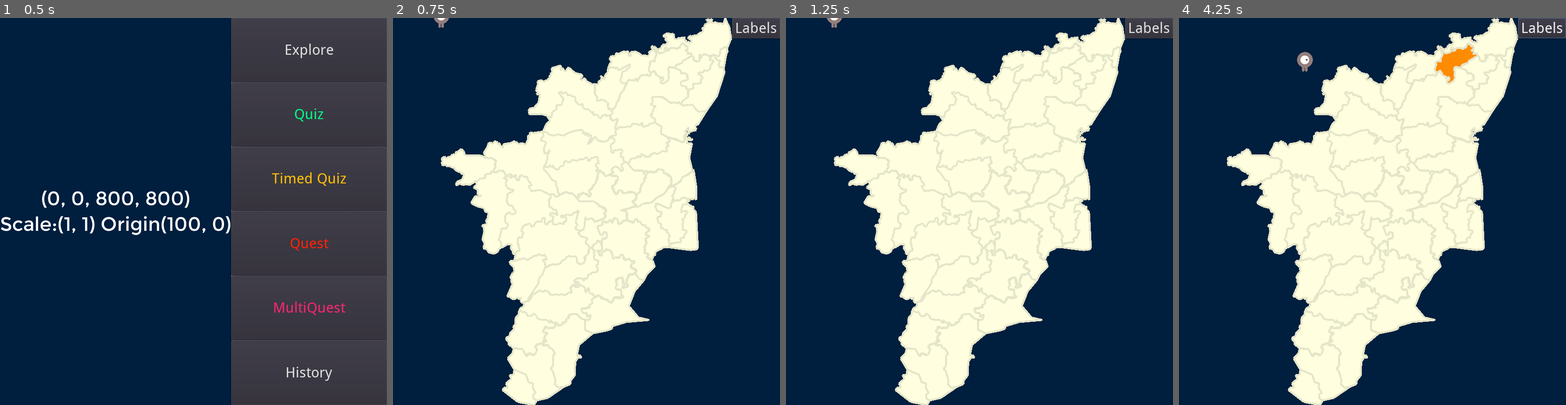
Above: before the commit, frames 1-4 (left to right).
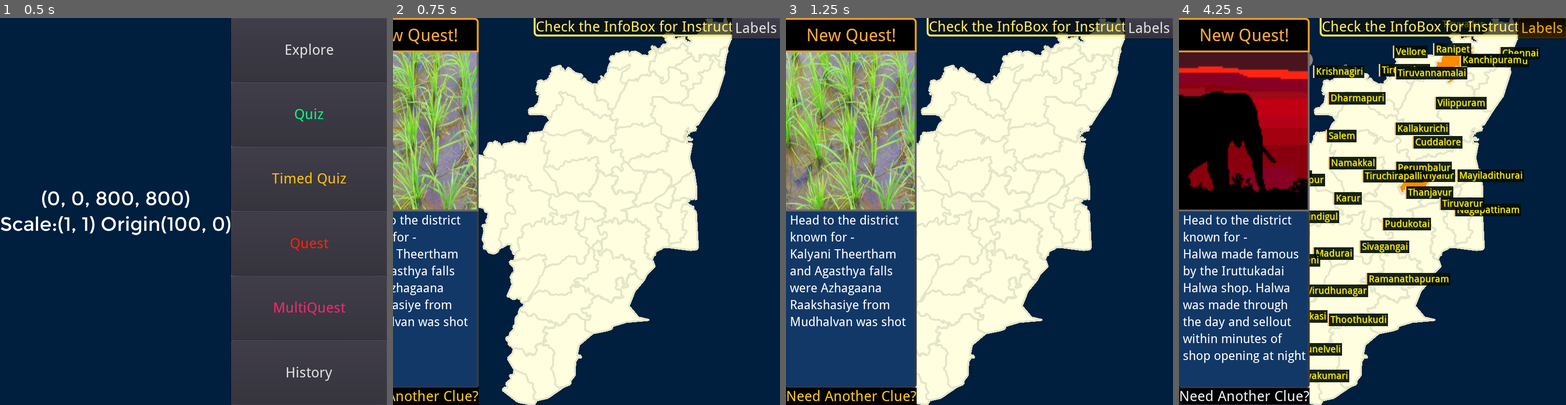
Above: after the commit, the same moments.

Repository: sharun-s/godot-tn
Game: Godot game, scene res://Node2D.tscn
The game is run twice, just before and just after one commit, with the same random seed, the same clock (stepped at 60 frames per second) and the same inputs.
Inputs (mouse positions are in pixels of both pictures, inside the frame that each line leads up to):
- Up to frame 1 (0.5 s): no input
- Up to frame 2 (0.75 s): click "Quest" at 0.5 s
- Up to frame 3 (1.25 s): no input
- Up to frame 4 (4.25 s): click "Labels" at 1.25 s; click (1244, 397) at 2 s, where only the run after the commit has a clickable "Need Another Clue?"; tap Enter at 2.75 s; drag from (1418, 168) to (1465, 56) at 2.77 s; drag from (1465, 56) to (1418, 168) at 3.52 s

Frame 1 is identical in both runs. In frame 2, 25% of the frame differs, in the area x 0-88%, y 0-100%; in frame 3, 36%; in frame 4, 49%, in the area x 0-100%, y 0-100%.
Error before the commit: Attempt to call function 'hide' in base 'null instance' on a null instance. (res://TN.gd:991)

Commit message:
Cities (ie Point) now show names not just dot. bug fix - every new move in explore mode or exiting explore mode requires clean up if cities have been added to infobox

Diff:
--- a/Cities.tscn
+++ b/Cities.tscn
@@ -155,13 +155,13 @@
 radius = 5
 
 [node name="Chennai" parent="." groups=[
-"Chennai, Kanchipuram and Tiruvallur",
+"Chennai",
 "Muni Corporation",
 "allcities",
 ] instance=ExtResource( 1 )]
 position = Vector2( 586.532, 69.8875 )
 group = "Muni Corporation"
-district = "Chennai, Kanchipuram and Tiruvallur"
+district = "Chennai"
 radius = 7
 
 [node name="Chidambaram" parent="." groups=[
@@ -535,13 +535,13 @@
 radius = 7
 
 [node name="Maduranthakam" parent="." groups=[
-"Kanchipuram",
+"Chengalpattu",
 "Municipality Second grade",
 "allcities",
 ] instance=ExtResource( 1 )]
 position = Vector2( 531.021, 153.491 )
 group = "Municipality Second grade"
-district = "Kanchipuram"
+district = "Chengalpattu"
 radius = 4
 
 [node name="Manapparai" parent="." groups=[
@@ -565,13 +565,13 @@
 radius = 5
 
 [node name="Maraimalainagar" parent="." groups=[
-"Kanchipuram",
+"Chengalpattu",
 "Municipality Special grade",
 "allcities",
 ] instance=ExtResource( 1 )]
 position = Vector2( 551.48, 113.371 )
 group = "Municipality Special grade"
-district = "Kanchipuram"
+district = "Chengalpattu"
 radius = 5
 
 [node name="Mayiladithurai" parent="." groups=[
@@ -735,13 +735,13 @@
 radius = 4
 
 [node name="Pammal" parent="." groups=[
-"Kanchipuram",
+"Chengalpattu",
 "Municipality Selection grade",
 "allcities",
 ] instance=ExtResource( 1 )]
 position = Vector2( 567.346, 85.6874 )
 group = "Municipality Selection grade"
-district = "Kanchipuram"
+district = "Chengalpattu"
 radius = 5
 
 [node name="Panruti" parent="." groups=[
@@ -836,12 +836,12 @@
 
 [node name="Puliyankudi" parent="." groups=[
 "Municipality Second grade",
-"Tirunelveli",
+"Tenkasi",
 "allcities",
 ] instance=ExtResource( 1 )]
 position = Vector2( 144.985, 650.837 )
 group = "Municipality Second grade"
-district = "Tirunelveli"
+district = "Tenkasi"
 radius = 4
 
 [node name="Punjai Puliampatti" parent="." groups=[
@@ -956,12 +956,12 @@
 
 [node name="Sengottai" parent="." groups=[
 "Municipality Second grade",
-"Tirunelveli",
+"Tenkasi",
 "allcities",
 ] instance=ExtResource( 1 )]
 position = Vector2( 147.368, 669.31 )
 group = "Municipality Second grade"
-district = "Tirunelveli"
+district = "Tenkasi"
 radius = 4
 
 [node name="Sirkazhi" parent="." groups=[
--- a/InfoCenter.gd
+++ b/InfoCenter.gd
@@ -409,8 +409,10 @@
 	n=neighbours
 	$VBoxContainer2/MarginContainer/Neighbours.pressed=false
 	for k in $VBoxContainer/PanelContainer.get_children():
-		if k is Polygon2D or k is TextureRect:
-			continue
+		if k is Polygon2D:
+			k.visible=false#.empty() #TODO this doesnt really redraw empty poly
+		elif k is TextureRect:
+			k.texture=null
 		else:
 			k.free()
 	randomize()
--- a/Point.tscn
+++ b/Point.tscn
@@ -6,13 +6,17 @@
 export(String) var group
 export(String) var district
 export(int) var radius
-# Called when the node enters the scene tree for the first time.
-
+export(int) var fontsize=18
+var df=DynamicFont.new()
+var labelfont=preload('res://DroidSans.ttf')
 func _ready():
+	df.font_data=labelfont
+	df.size=fontsize
 	update()
 
 func _draw():
 	draw_circle(Vector2(0,0), radius, color)
+	draw_string(df,Vector2(1,1), name, Color.red)
 "
 
 [node name="Point" type="Node2D"]
--- a/TN.gd
+++ b/TN.gd
@@ -988,7 +988,7 @@
 	$HUD/Grid/VBoxContainer2/MarginContainer/Neighbours.visible=false
 	$HUD/Grid/VBoxContainer2/MarginContainer/history.visible=false
 	$HUD/Grid/VBoxContainer2/MarginContainer/Back.visible=false
-	$HUD/Grid/VBoxContainer2/MarginContainer/Cities.hide()
+	$HUD/Grid/VBoxContainer2/MarginContainer/Muni.hide()
 	uiScore.visible=true
 	uiScore.text='Check the InfoBox for Instructions'
 	game_in_progress=3
@@ -1022,8 +1022,6 @@
 	else:
 		# non quest just show info without clue
 		uiScore.visible=false
-		for i in get_tree().get_nodes_in_group(district.split('/')[1]):
-			print(i.group,' ',i.name)
 		#appear()
 		$HUD/Grid.reload(district, neighbours(district), get_history(district.split('/')[1]), 2)
 
@@ -1032,7 +1030,7 @@
 	$HUD/Grid/VBoxContainer2/MarginContainer/Neighbours.visible=true
 	$HUD/Grid/VBoxContainer2/MarginContainer/history.visible=true
 	$HUD/Grid/VBoxContainer2/MarginContainer/Back.visible=true
-	$HUD/Grid/VBoxContainer2/MarginContainer/Cities.show()
+	$HUD/Grid/VBoxContainer2/MarginContainer/Muni.show()
 	$HUD/Grid.hide()
 	disappear()
 	uiScore.visible=false
@@ -1103,6 +1101,13 @@
 	gotoDistrict()
 
 func _on_infobox_exit():
+	for k in $HUD/Grid/VBoxContainer/PanelContainer.get_children():
+		if k is Polygon2D:
+			k.visible=false #TODO this doesnt really redraw empty poly
+		elif k is TextureRect:
+			k.texture=null
+		else:
+			k.free()
 	game_over()
 
 
@@ -1184,6 +1189,7 @@
 
 var pt=preload("res://Point.tscn")
 func _on_Grid_show_munis(district):
+	#TODO dont redraw if pressed again and again
 	$HUD/Grid/VBoxContainer/PanelContainer/imgbox.texture=null
 	var p = get_node('Districts/'+district+'/Poly').polygon
 	var origin=get_node('Districts/'+district).position
@@ -1195,13 +1201,14 @@
 	var ib=$HUD/Grid/VBoxContainer/PanelContainer.rect_size
 	#print('infobox rect ',ib.x, ib.y)
 	$HUD/Grid/VBoxContainer/PanelContainer/Map.scale=Vector2(ib.x/pb.size.x, ib.y/pb.size.y)
-
+	$HUD/Grid/VBoxContainer/PanelContainer/Map.visible=true
 	$HUD/Grid/VBoxContainer/PanelContainer/Map.polygon=p
 	$HUD/Grid/VBoxContainer/PanelContainer/Map.color=deselect_color
 	for c in get_tree().get_nodes_in_group(district):
 		#print(c, ' ', c.name,' ', c.position)
 		#print(c.position-origin)
 		var city=pt.instance()
+		city.name=c.name
 		city.radius=20/citygrades.find(c.group)
 		var citypos= c.position - origin
 		city.position = Vector2(citypos.x*ib.x/pb.size.x, citypos.y * ib.y/pb.size.y)
Not shown, changed: scripts/convert_latlng2godotpoly_noscale.py
